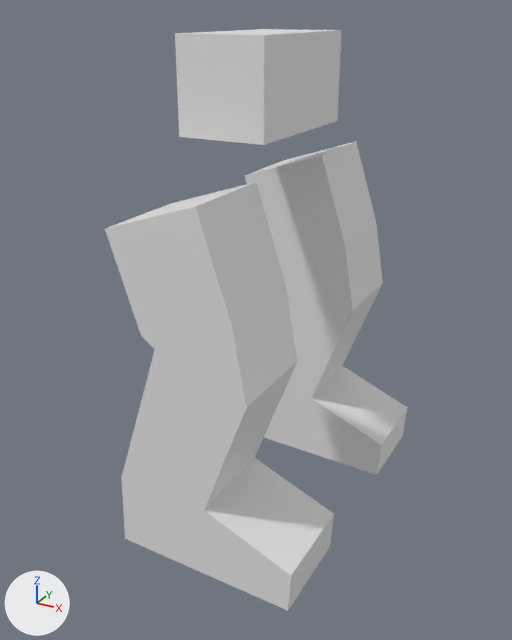
The Blender file Assets/Assets/3D/Legs.blend, before and after one commit.
Camera for both pictures: a 50 mm camera at (2.97, -5.53, 0.56) aimed at (0.05, -0.23, -2.09). Arrows for +X, +Y and +Z are at lower left; the lights stay in place.

Before the edit, the objects in view are built like this:
```python
me_cube_001 = bpy.data.meshes.new('Cube.001')
me_cube_001.from_pydata(...)  # a box spanning x -1.0..1.0, y -1.0..1.0, z -1.0..1.0
me_cube_002 = bpy.data.meshes.new('Cube.002')
me_cube_002.from_pydata(...)  # 48 vertices, 44 faces; spans x -6.77..1.0, y -1.0..5.89, z -1.0..3.33
ob_cube = bpy.data.objects.new('Cube', me_cube_001)
ob_cube.location = (0.0, 0.0, 0.0)
ob_cube.scale = (0.386, 0.714, 0.386)
ob_cube_001 = bpy.data.objects.new('Cube.001', me_cube_002)
ob_cube_001.location = (0.0, -1.07, -1.25)
ob_cube_001.rotation_euler = (0.0, -1.89, 0.0)  # degrees (0, -108, 0)
ob_cube_001.scale = (0.439, 0.439, 0.439)
```
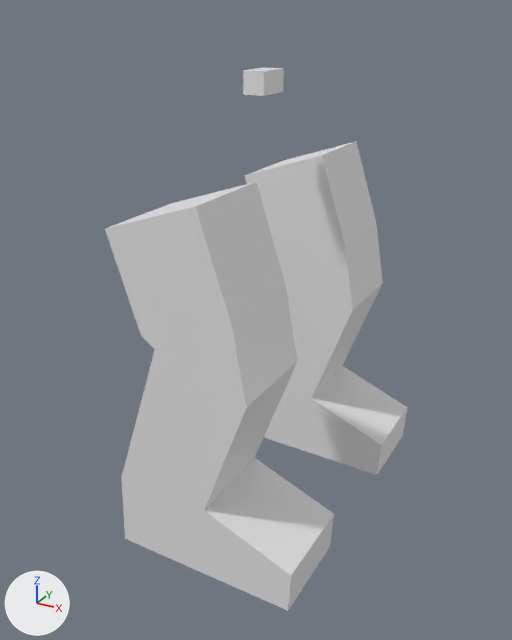
Where the change shows, as pixel boxes (x1, y1, x2, y2) in the pictures (512 x 640 px):
'Cube', rescaled (75% narrower, 74% shorter): before (175, 29, 341, 145); after (243, 67, 284, 96)

The edits, one by one:
Object 'Cube' (ob_cube) is rescaled from (0.386, 0.714, 0.386) to (0.0957, 0.177, 0.0957).
